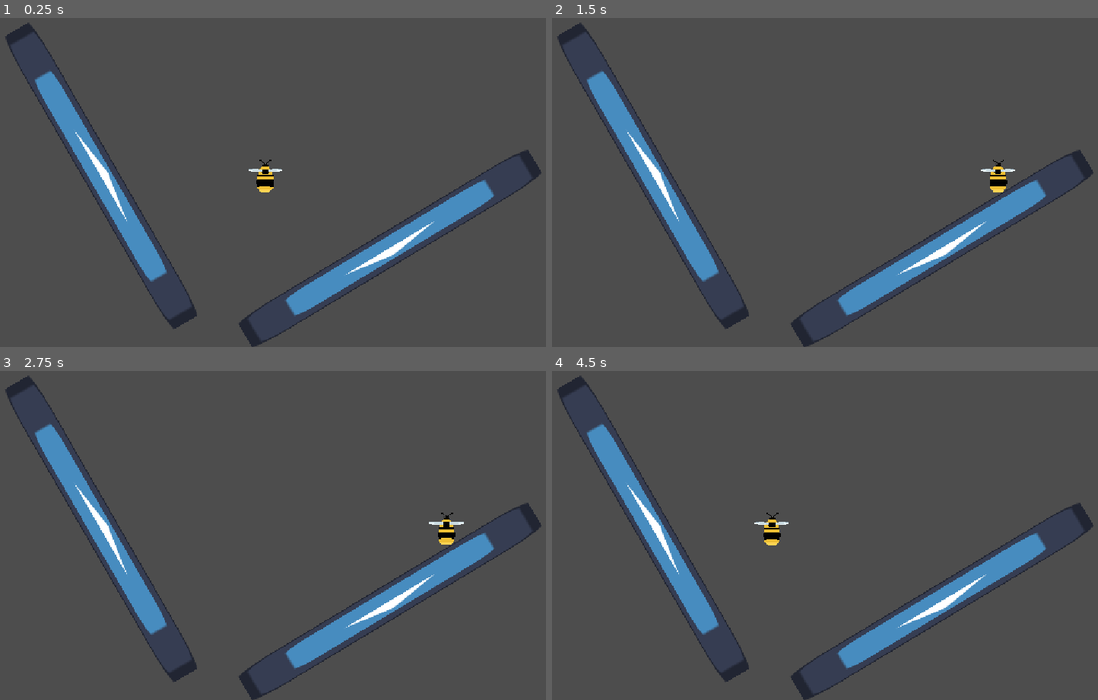
Above: before the commit, frames 1-4 (two rows, left to right).
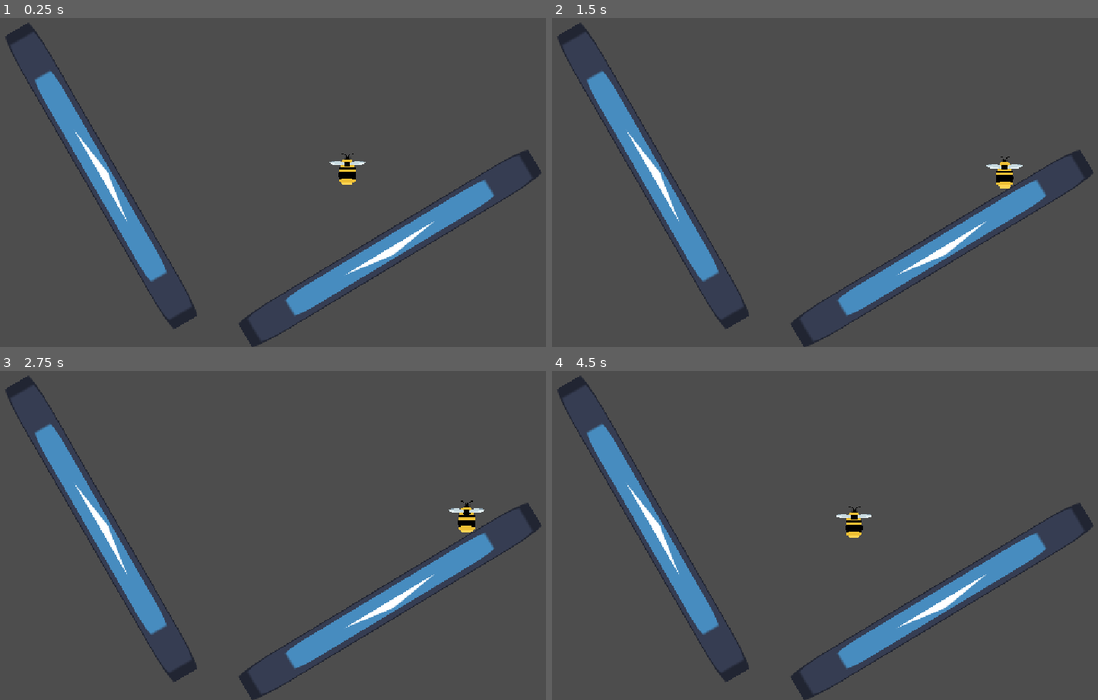
Above: after the commit, the same moments.

Repository: futurefleagames-lab/bee-line
Game: Godot game, scene res://scenes/test.tscn
The game is run twice, just before and just after one commit, with the same random seed, the same clock (stepped at 60 frames per second) and the same inputs. The engine's default icon, where the game draws it, is replaced by a stand-in: a white triangle on a blue panel in a dark square.
Inputs:
- Up to frame 1 (0.25 s): no input
- Up to frame 2 (1.5 s): tap Enter at 0.5 s; hold D (right) 0.53-1.28 s; tap Space (dash) at 0.6, 1.35 s; hold S (down) from 1.28 s (still down)
- Up to frame 3 (2.75 s): release S (down) at 2.03 s; hold D (right) from 2.03 s (still down); tap Space (dash) at 2.1 s
- Up to frame 4 (4.5 s): release D (right) at 2.78 s; hold W (up) 2.78-3.53 s; tap Space (dash) at 2.85, 3.6, 4.35 s; hold A (left) from 3.53 s (still down); tap R (reset) at 4.25 s

The runs differ from the first frame. In frame 1, 0.5% of the frame differs, in the area x 45-67%, y 41-54%; in frame 2, 0.4%; in frame 3, 0.5%; in frame 4, 0.5%.

Commit message:
Basic movement 2.1
Added small push after wall timer expires so you don't get stuck. Changed timer to use delta time.

Diff:
--- a/scenes/bee.gd
+++ b/scenes/bee.gd
@@ -5,7 +5,7 @@
 const FORCE = 175.0
 const AIR_FRICTION = 0.12
 var state = "flying"
-var wall_timer = 30
+var wall_timer = 0.3
 var stored_speed = 0.0
 var wall_normal = Vector2()
 func _physics_process(delta: float) -> void:
@@ -18,15 +18,18 @@
 		stored_speed = velocity.length()
 	elif state == "wall":
 		if Input.is_action_just_pressed("dash"):
-			velocity = wish_direction * stored_speed * (wall_timer/10)
+			velocity = wish_direction * stored_speed * (wall_timer/0.1)
+			state = "flying"
+		elif wall_timer <= 0:
+			velocity = wall_normal * 500
 			state = "flying"
 		else:
-			wall_timer = wall_timer - 1
+			wall_timer = wall_timer - 1 * delta
 	#wall_min_slide_angle = 0
 	#move_and_slide()
 	var collision = move_and_collide(velocity * delta)
 	if collision:
 		if  state != "wall":
 			state = "wall"
-			wall_timer = 30
+			wall_timer = 0.3
 		wall_normal = collision.get_normal()
--- a/scenes/test.tscn
+++ b/scenes/test.tscn
@@ -6,7 +6,7 @@
 [node name="test" type="Node2D" unique_id=702958792]
 
 [node name="Bee" parent="." unique_id=580368261 instance=ExtResource("1_errlg")]
-position = Vector2(50, 1)
+position = Vector2(361, -26)
 
 [node name="Camera2D" type="Camera2D" parent="." unique_id=1820287497]
 zoom = Vector2(0.5, 0.5)
